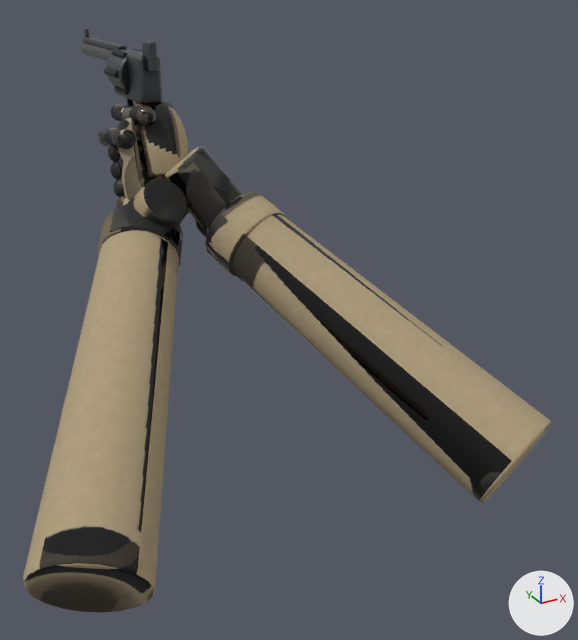
The glTF model spil/sigtekorn/modeller/revolver.glb: old version first, new version second.
Before and after are seen from a 50 mm lens placed at (-0.297, -0.881, 0.134), pointed at (0.075, -0.206, -0.203). The axes (+X, +Y, +Z) are drawn at lower right. The lights are the same throughout. The picture after the commit comes second. Vertices at exactly the same position are counted once.

The scene before the commit, as lines of its bpy script (objects in view):
```python
me_finger0knoe = bpy.data.meshes.new('finger0knoe')
me_finger0knoe.from_pydata(...)  # 21608 vertices, 42880 faces; spans x -0.244..0.235, y -0.461..0.029, z -0.343..0.003
me_finger0knoe.materials.append(mat_hænder)
me_ramme = bpy.data.meshes.new('ramme')
me_ramme.from_pydata(...)  # 1776 vertices, 3492 faces; spans x -0.026..0.026, y -0.093..0.2, z -0.11..0.065
me_ramme.materials.append(mat_revolver)
ob_hænder = bpy.data.objects.new('hænder', me_finger0knoe)
ob_hænder.location = (0.0, 0.0, 0.0)
ob_revolver = bpy.data.objects.new('revolver', me_ramme)
ob_revolver.location = (0.0, 0.0, 0.0)
```
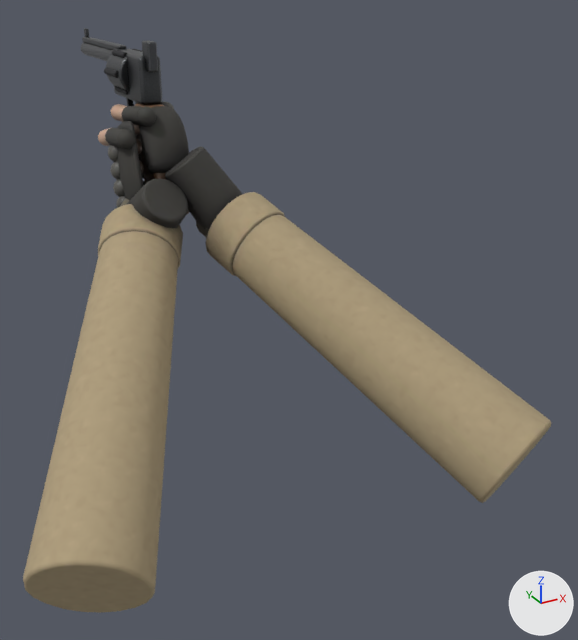
The change, as a diff of the scene's bpy script:
```diff
--- a/spil/sigtekorn/modeller/revolver.glb.py
+++ b/spil/sigtekorn/modeller/revolver.glb.py
@@ me_finger0knoe @@
 # used by ob_hænder; location = (0.0, 0.0, 0.0)
-me_finger0knoe.from_pydata(...)  # 21608 vertices, 42880 faces; spans x -0.244..0.235, y -0.461..0.029, z -0.343..0.003
+me_finger0knoe.from_pydata(...)  # 6512 vertices, 12688 faces; spans x -0.244..0.235, y -0.461..0.029, z -0.343..0.003
+# me_finger0knoe part 1: 257 vertices moved within x -0.052..0.034, y -0.092..0.026, z -0.12..0.001; 19516 vertices removed from x -0.054..0.036, y -0.096..0.029, z -0.121..0.003; 4420 vertices added at x -0.054..0.036, y -0.093..0.029, z -0.12..0.002
+# me_finger0knoe part 2: 1879 kept faces spanning x -0.244..0.235, y -0.461..0.021, z -0.343..0.003 get new texture (UV) coordinates
 me_finger0knoe.materials.append(mat_hænder)
```

Where the change shows, as pixel boxes [x1, y1, x2, y2] in the pictures (578 x 640 px):
part 1 of me_finger0knoe, cut back
    before: [98, 101, 188, 208]
    after: [98, 101, 189, 208]
part 2 of me_finger0knoe, surface changed
    both: [23, 146, 552, 613]
